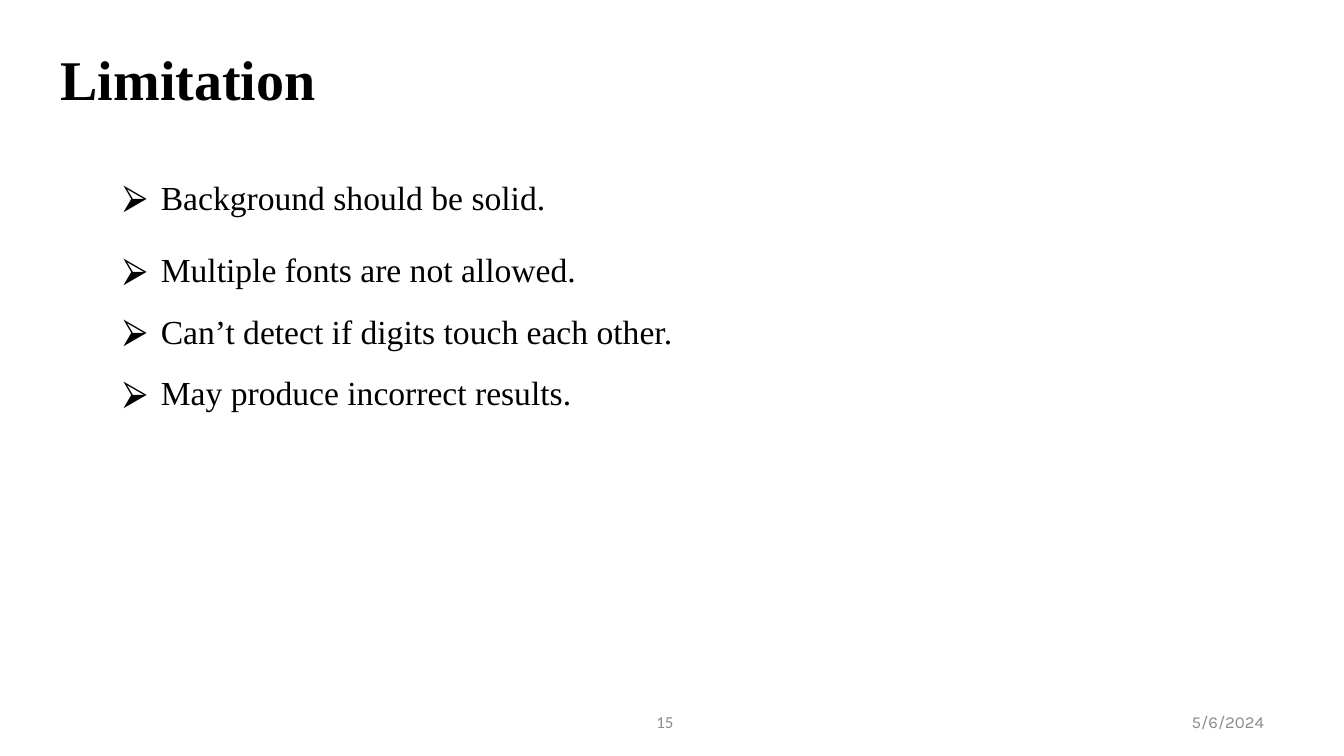
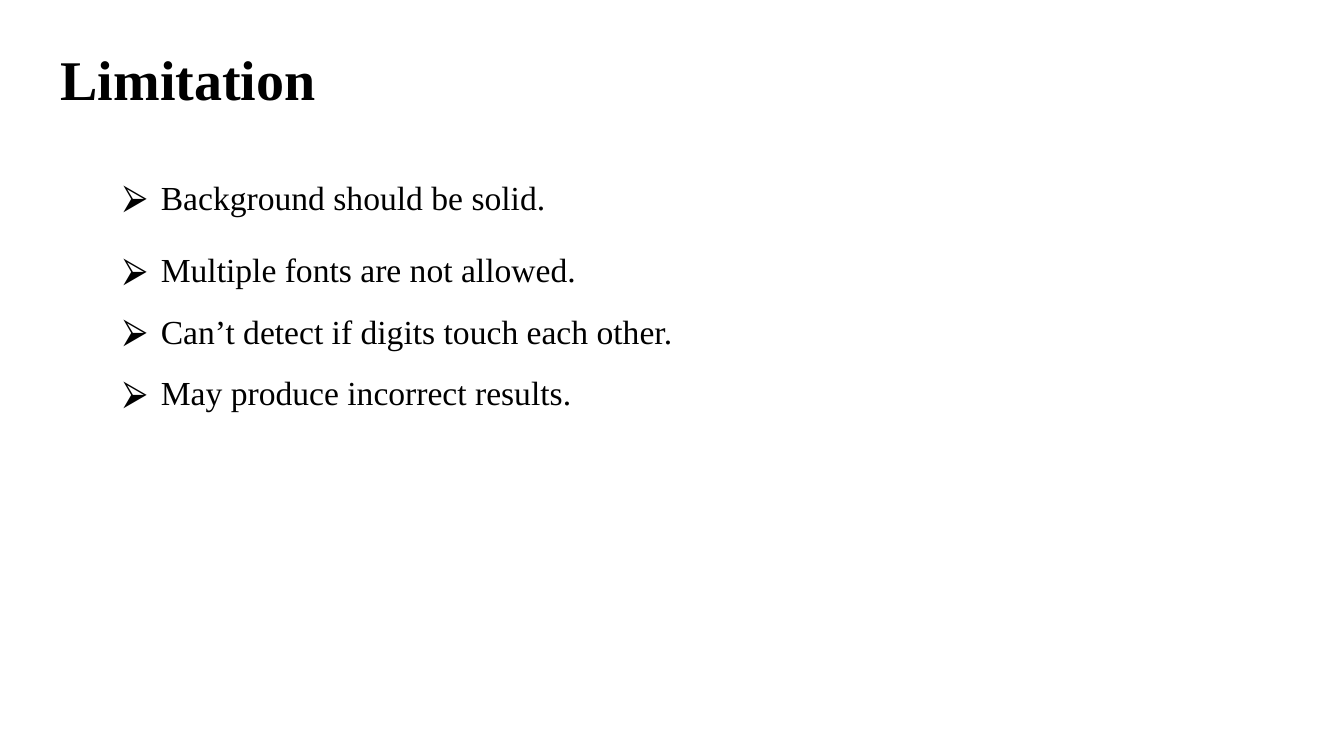
Before and after one commit to abusaeed2433/ImageCodes, a slide deck: slide 15 of Project/docs/1907057.pptx. Drawn at 1344x756 pixels with LibreOffice and Linux fonts; fonts in the diff are those of the drawing. Boxes give left, top, right and bottom in pixels: in the first picture for what was removed or moved away, otherwise in the second. Text is boxed around its words. In the diff, an @@ line names an element or a change of style, - is before the commit and + after.

```diff
--- a/Project/docs/1907057.pptx
+++ b/Project/docs/1907057.pptx
@@ page number removed at box(656, 717, 673, 728) @@
-15
@@ text removed at box(1192, 716, 1264, 729) @@
-5/6/2024
```
Also in this commit, not shown: 14 other slides changed, 43 other files.
